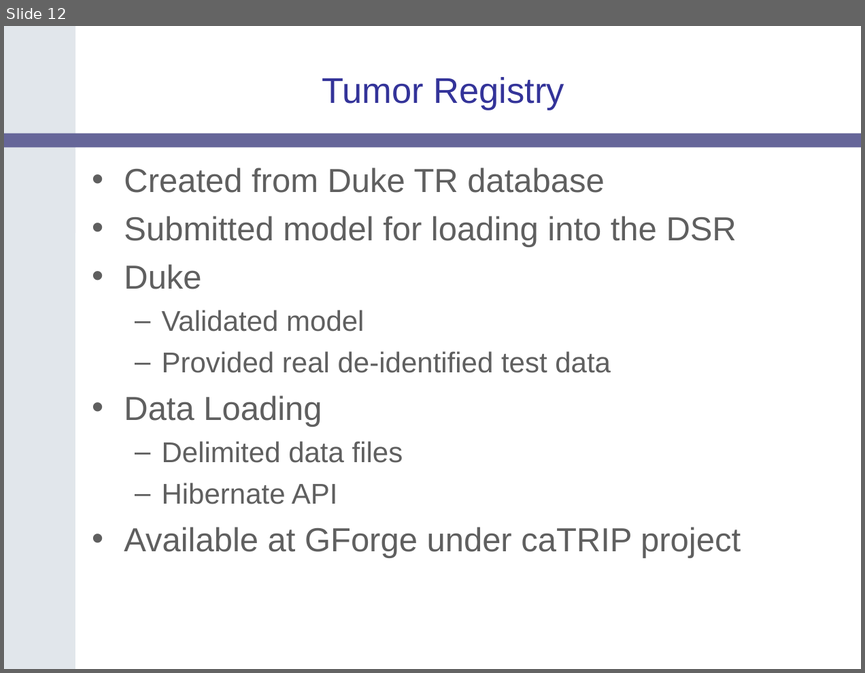
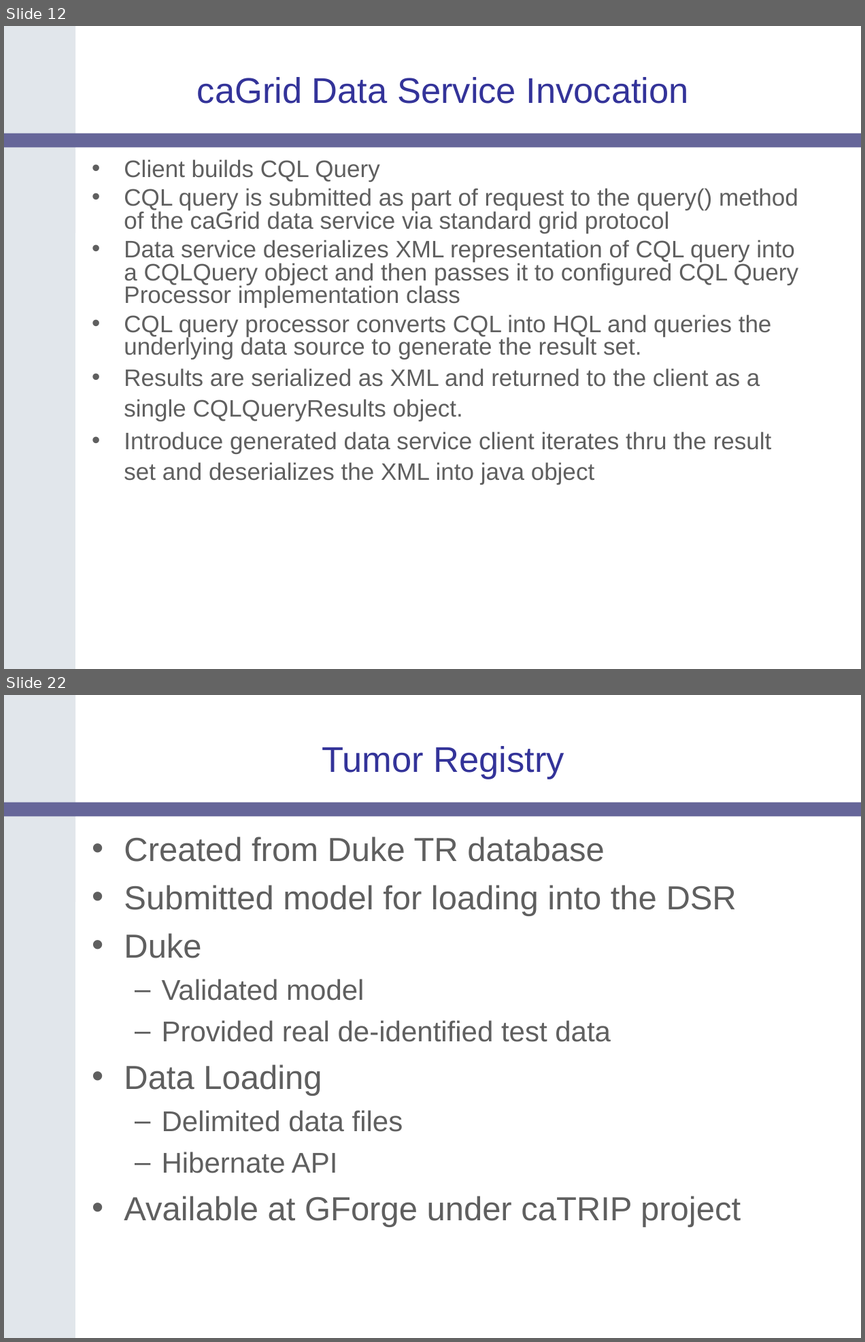
Before and after one commit to NCIP/catrip, a slide deck: catrip/documentation/presentations/catrip_beta_demo_2006_11_01/catrip_demo_2006_11_01.ppt. Shown one above the other, each under a label of ours: slide 12 before the commit, slides 12 and 22 after it; the slides between them are not shown. The pictures are 865x673 and 865x1342 pixels, drawn with LibreOffice and Linux fonts; fonts in the diff are those of the drawing; background and template pictures are left out. Boxes give left, top, right and bottom in pixels: in the first picture for what was removed or moved away, otherwise in the second. Text is boxed around its words. In the diff, an @@ line names an element or a change of style, - is before the commit and + after.

Commit message:
added caTRIP Architecture - Data Service and FQE/DCQL
SVN-Revision: 1098

```diff
--- a/catrip/documentation/presentations/catrip_beta_demo_2006_11_01/catrip_demo_2006_11_01.ppt
+++ b/catrip/documentation/presentations/catrip_beta_demo_2006_11_01/catrip_demo_2006_11_01.ppt
@@ slide 12 added at [4,26,861,669], background #FFFFFF; not listed: 2 template elements that a slide beside it also shows @@
@@ title added at [197,77,689,104], 30 pt, text #333399 @@
+caGrid Data Service Invocation
@@ text added at [124,159,798,484], 20 pt, text #5F5F5F @@
+• Client builds CQL Query
+• CQL query is submitted as part of request to the query() method of the caGrid data service via standard grid protocol
+• Data service deserializes XML representation of CQL query into a CQLQuery object and then passes it to configured CQL Query Processor implementation class
+• CQL query processor converts CQL into HQL and queries the underlying data source to generate the result set.
+• Results are serialized as XML and returned to the client as a single CQLQueryResults object.
+• Introduce generated data service client iterates thru the result set and deserializes the XML into java object
@@ what was slide 12 is now slide 22 @@
```
Also in this commit, not shown: 9 other slides added.
